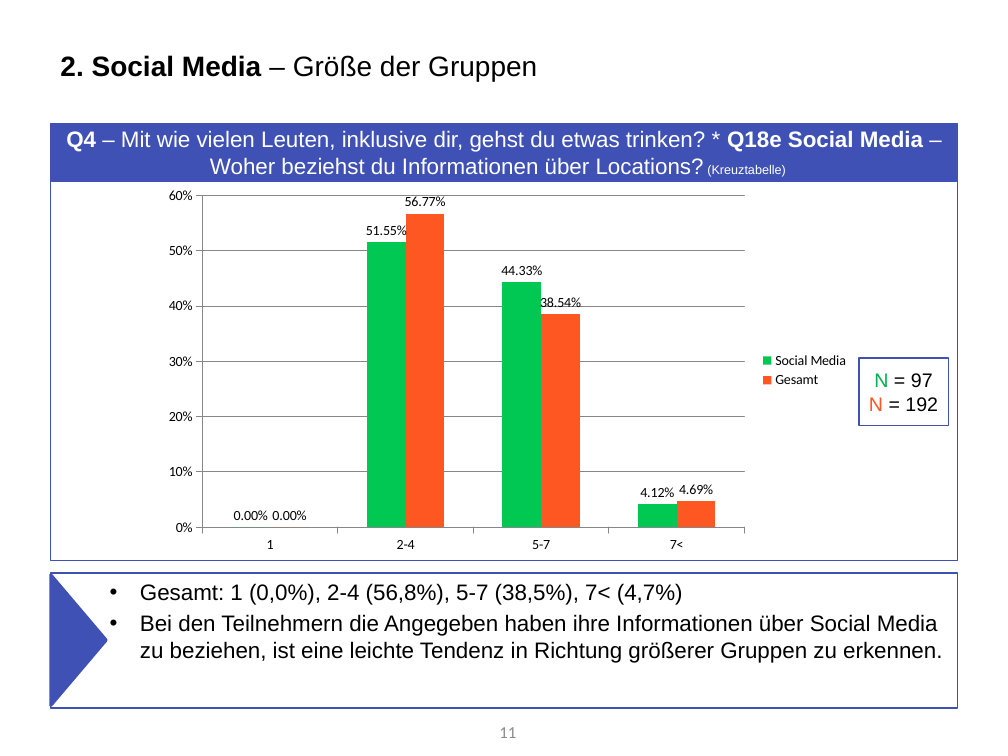
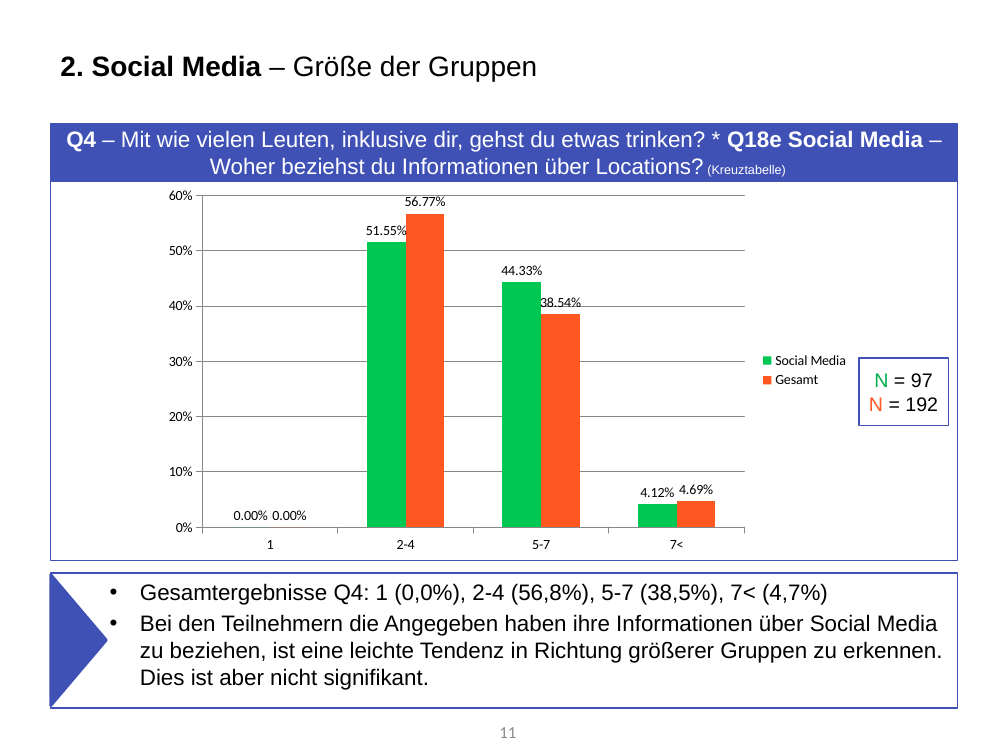
Before and after one commit to Roba1993/Happy-Hour, a slide deck: slide 11 of documents/marketing/Marketing Analyse von Umfrage 1 Fokus Social Media (5.7).pptx. Drawn at 1008x756 pixels with LibreOffice and Linux fonts; fonts in the diff are those of the drawing. Boxes give left, top, right and bottom in pixels: in the first picture for what was removed or moved away, otherwise in the second. Text is boxed around its words. In the diff, an @@ line names an element or a change of style, - is before the commit and + after.

Commit message:
Social Media Analyse Umfrage I

```diff
--- a/documents/marketing/Marketing Analyse von Umfrage 1 Fokus Social Media (5.7).pptx
+++ b/documents/marketing/Marketing Analyse von Umfrage 1 Fokus Social Media (5.7).pptx
@@ text at (140, 583, 942, 690): text changed @@
-• Gesamt: 1 (0,0%), 2-4 (56,8%), 5-7 (38,5%), 7< (4,7%)
-• Bei den Teilnehmern die Angegeben haben ihre Informationen über Social Media zu beziehen, ist eine leichte Tendenz in Richtung größerer Gruppen zu erkennen.
+• Gesamtergebnisse Q4: 1 (0,0%), 2-4 (56,8%), 5-7 (38,5%), 7< (4,7%)
+• Bei den Teilnehmern die Angegeben haben ihre Informationen über Social Media zu beziehen, ist eine leichte Tendenz in Richtung größerer Gruppen zu erkennen. Dies ist aber nicht signifikant.
```
Also in this commit, not shown: 7 other slides changed, 1 slide removed.
